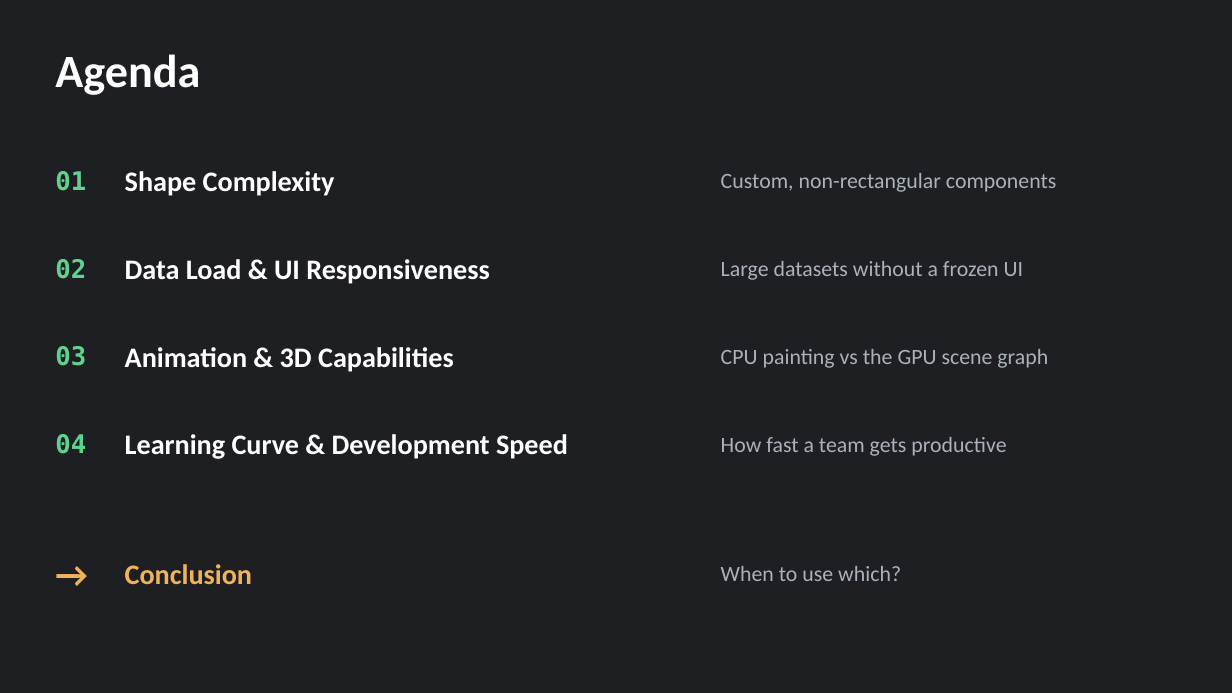
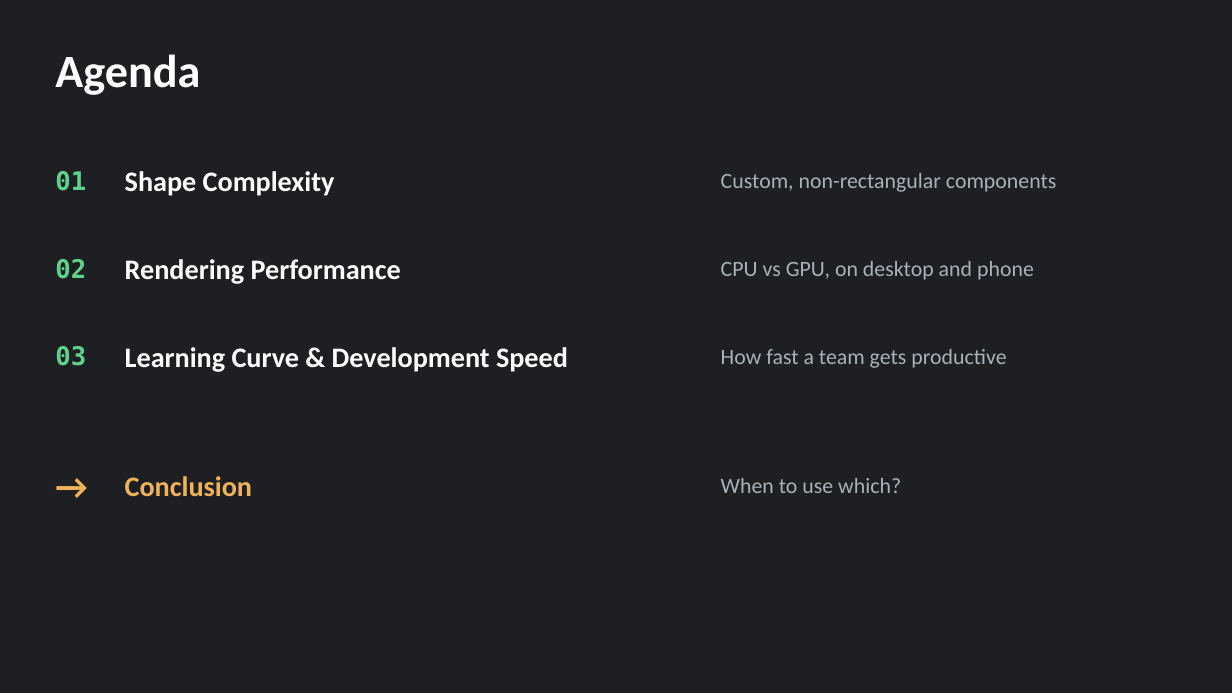
Before and after one commit to canacar7/qt-widgets-vs-qml, a slide deck: slide 2 of presentation/qt-widgets-vs-quick.pptx. Drawn at 1232x693 pixels with LibreOffice and Linux fonts; fonts in the diff are those of the drawing. Boxes give left, top, right and bottom in pixels: in the first picture for what was removed or moved away, otherwise in the second. Text is boxed around its words. In the diff, an @@ line names an element or a change of style, - is before the commit and + after.

```diff
--- a/presentation/qt-widgets-vs-quick.pptx
+++ b/presentation/qt-widgets-vs-quick.pptx
@@ text at (125,259,401,284): text changed @@
-Data Load & UI Responsiveness
+Rendering Performance
@@ text at (721,261,1034,280): text changed @@
-Large datasets without a frozen UI
+CPU vs GPU, on desktop and phone
@@ text removed at (125,347,454,372) @@
-Animation & 3D Capabilities
@@ 5 texts: place and size @@
-5 texts at (55,434,1006,596)
+5 texts at (55,347,1006,508)
@@ text removed at (721,349,1048,368) @@
-CPU painting vs the GPU scene graph
@@ text removed at (55,434,86,454) @@
-04
```
Also in this commit, not shown: 4 other slides changed, 3 slides added, 3 slides removed, 4 other files.
